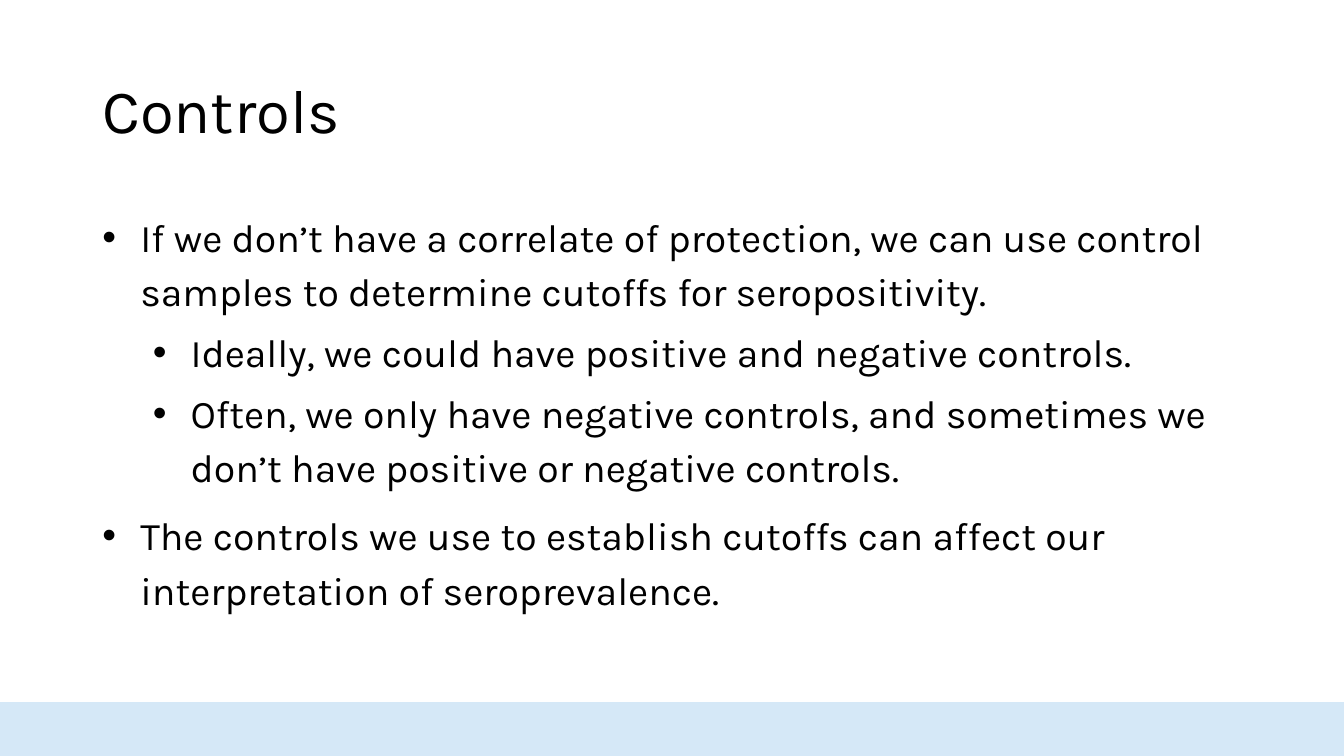
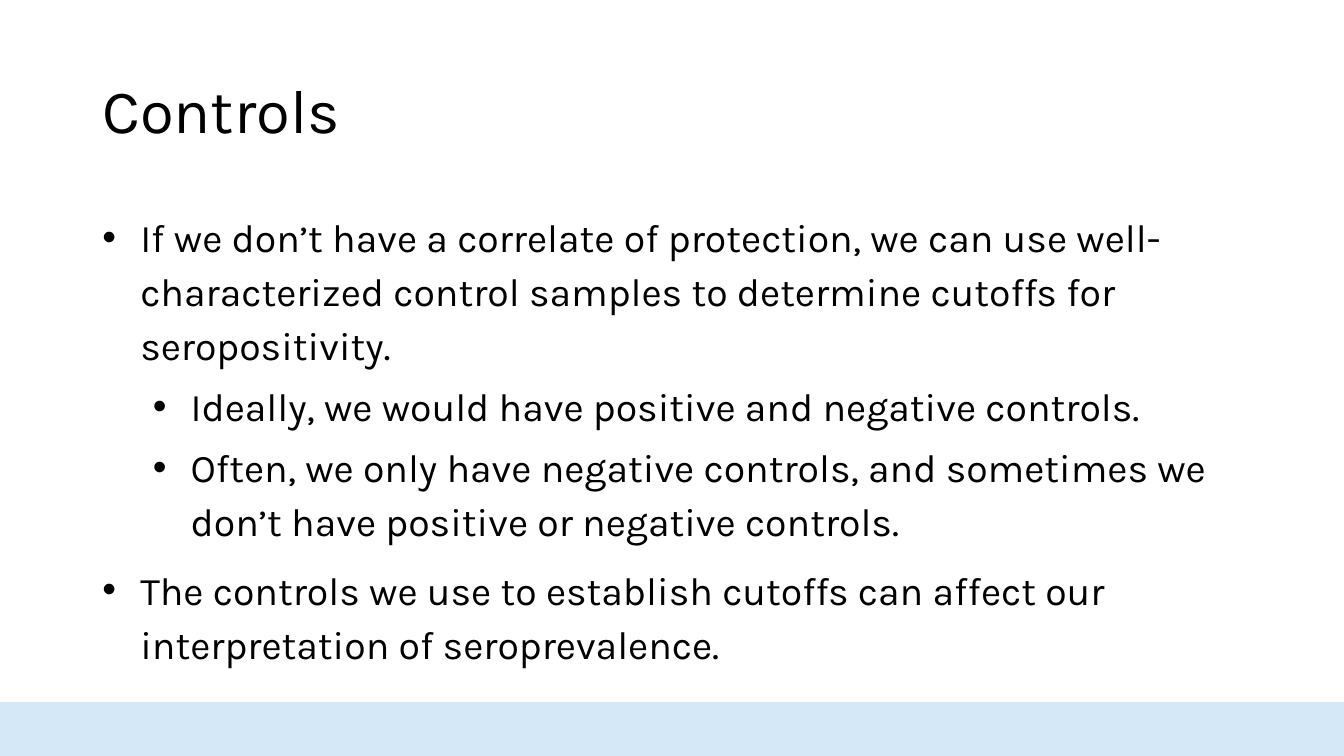
Before and after one commit to HopkinsIDD/seroanalytics_workshop, a slide deck: slide 21 of Part 4/Lecture 4.pptx. Drawn at 1344x756 pixels with LibreOffice and Linux fonts; fonts in the diff are those of the drawing; background and template pictures are left out. Boxes give left, top, right and bottom in pixels: in the first picture for what was removed or moved away, otherwise in the second. Text is boxed around its words. In the diff, an @@ line names an element or a change of style, - is before the commit and + after.

Commit message:
lecture 4

```diff
--- a/Part 4/Lecture 4.pptx
+++ b/Part 4/Lecture 4.pptx
@@ text at bbox=[140, 225, 1160, 431]: text changed @@
-• If we don’t have a correlate of protection, we can use control samples to determine cutoffs for seropositivity.
-  • Ideally, we could have positive and negative controls.
+• If we don’t have a correlate of protection, we can use well-characterized control samples to determine cutoffs for seropositivity.
+  • Ideally, we would have positive and negative controls.
```
Also in this commit, not shown: 15 other slides changed, 3 other files.
